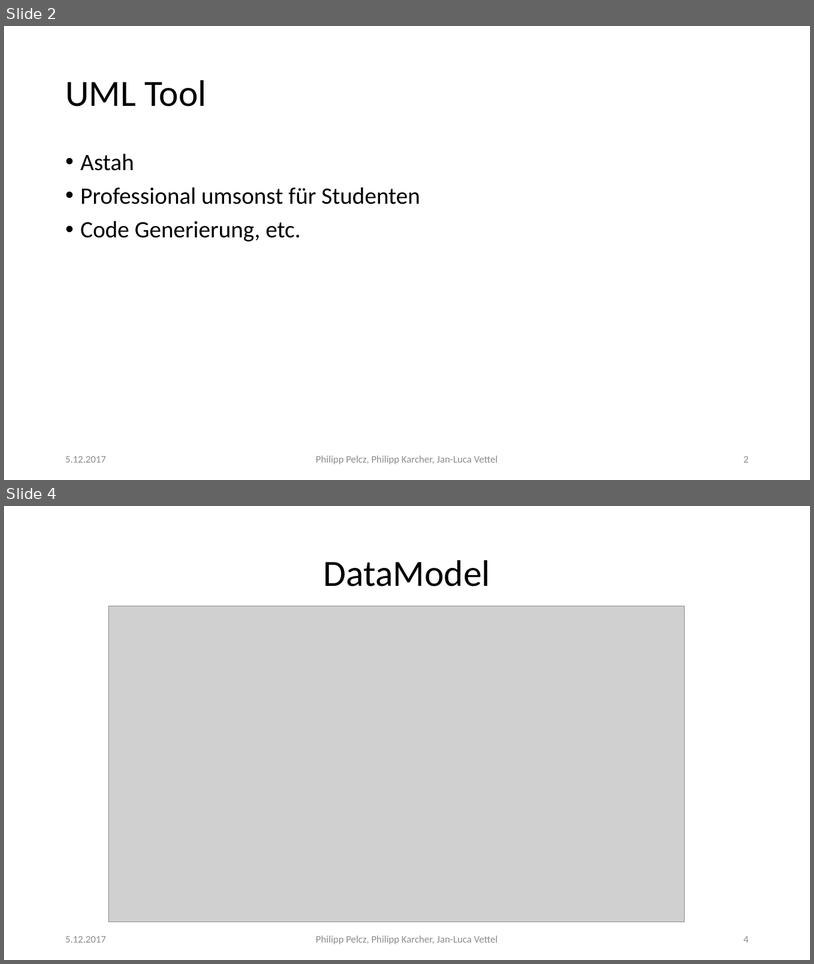
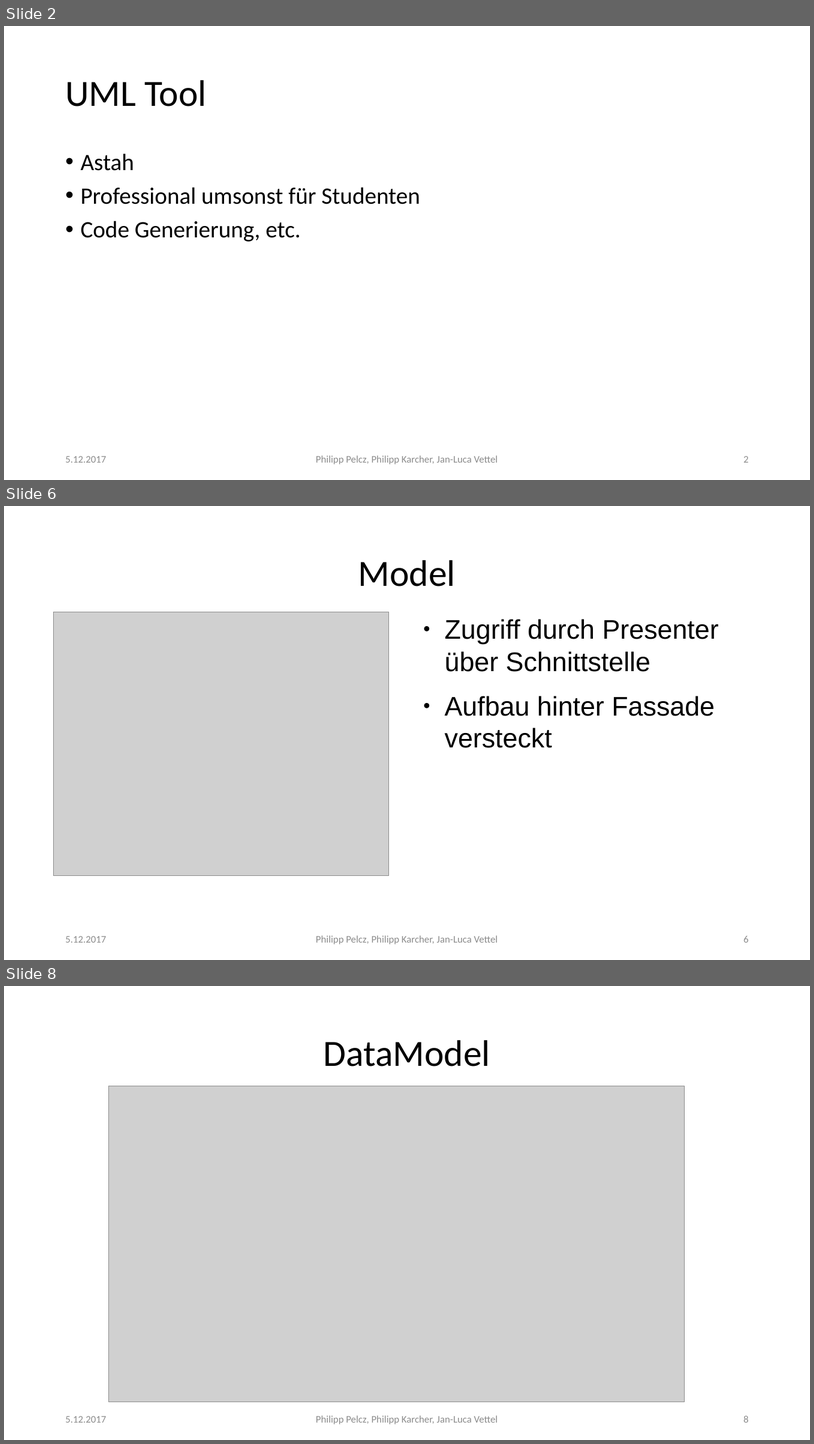
Before and after one commit to Pelcz97/Medox, a slide deck: Entwurf/1.Gruppentreffen.pptx. Shown one above the other, each under a label of ours: slides 2 and 4 before the commit, slides 2, 6 and 8 after it; the slides between them are not shown. The pictures are 814x964 and 814x1444 pixels, drawn with LibreOffice and Linux fonts; fonts in the diff are those of the drawing; grey boxes stand for pictures. Boxes give left, top, right and bottom in pixels: in the first picture for what was removed or moved away, otherwise in the second. Text is boxed around its words. In the diff, an @@ line names an element or a change of style, - is before the commit and + after.

```diff
--- a/Entwurf/1.Gruppentreffen.pptx
+++ b/Entwurf/1.Gruppentreffen.pptx
@@ slide 6 added at [4, 506, 810, 960], background #FFFFFF @@
@@ text added at [359, 560, 456, 586], 44 pt, text #000000 @@
+Model
@@ picture added at [54, 612, 389, 875] @@
@@ text added at [445, 619, 719, 748], 32 pt, text #000000 @@
+● Zugriff durch Presenter über Schnittstelle
+● Aufbau hinter Fassade versteckt
@@ text added at [65, 936, 106, 942], 12 pt, text #8B8B8B @@
+5.12.2017
@@ text added at [316, 935, 498, 944], 12 pt, text #8B8B8B @@
+Philipp Pelcz, Philipp Karcher, Jan-Luca Vettel
@@ page number added at [744, 936, 749, 942], 12 pt, text #8B8B8B @@
+6
@@ what was slide 4 is now slide 8 @@
@@ page number at [744, 1415, 749, 1422]: text changed @@
-4
+8
```
Also in this commit, not shown: 3 slides changed, 5 other slides added, 1 other file.
